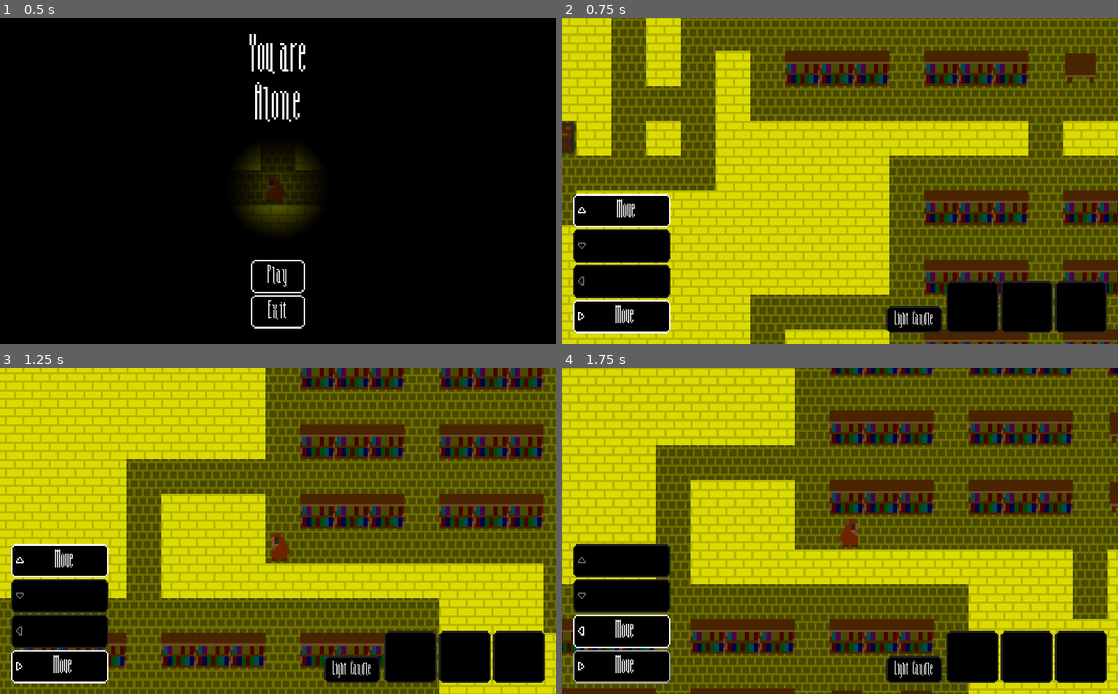
Above: before the commit, frames 1-4 (two rows, left to right).
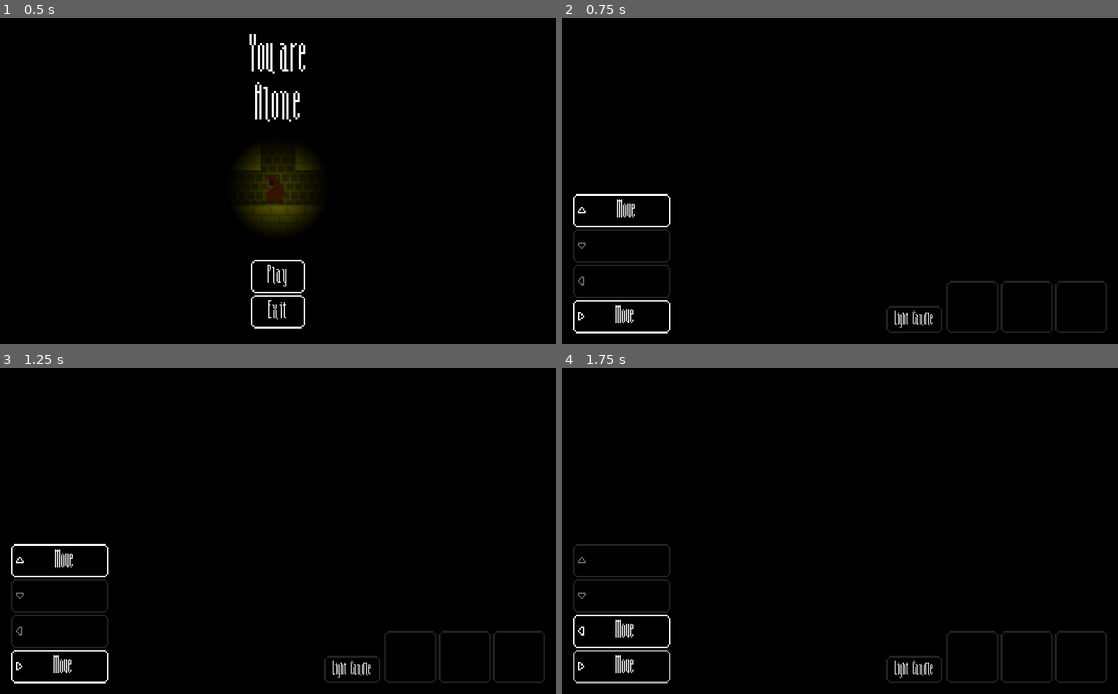
Above: after the commit, the same moments.

Repository: Demindiro/you-are-alone
Game: Godot game, scene res://main_menu.tscn
Two runs of this game, one before a commit and one after it. Both use one fixed random seed, a clock stepped at 60 frames per second and the inputs below. Sound files missing from this copy of the repository are replaced by a short silence.
Inputs:
- Up to frame 1 (0.5 s): no input
- Up to frame 2 (0.75 s): click "Play" at 0.5 s
- Up to frame 3 (1.25 s): no input
- Up to frame 4 (1.75 s): click "Move" at 1.25 s

Frame 1 is identical in both runs. In frame 2, 88% of the frame differs, in the area x 0-100%, y 0-100%; in frame 3, 88%; in frame 4, 88%.

Commit message:
Add "safe" puzzle

Diff:
--- a/default_scenario.tscn
+++ b/default_scenario.tscn
@@ -18,6 +18,7 @@
 script = ExtResource( 1 )
 
 [node name="Enemy" parent="World" instance=ExtResource( 4 )]
+map_path = NodePath("")
 player_path = NodePath("../Player")
 
 [node name="Player" parent="World" instance=ExtResource( 2 )]
--- a/map/map.gd
+++ b/map/map.gd
@@ -9,10 +9,11 @@
 
 const WALL_ID := 0
 const FLOOR_ID := 1
+
 const DOOR_ID := 2
-
 const JESUS_ID := 15
 const PIANO_ID := 16
+const SAFE_ID := 17
 
 const TILE_TO_ACTION_MAP := {
 	WALL_ID: GWJ30_TileAction_Wall,
@@ -37,6 +38,7 @@
 const PUZZLES := {
 	GWJ30_TileAction_Puzzle_Jesus: JESUS_ID,
 	GWJ30_TileAction_Puzzle_Piano: PIANO_ID,
+	GWJ30_TileAction_Puzzle_Safe: SAFE_ID,
 }
 
 var actions := {}
@@ -100,7 +102,7 @@
 	inventory_positions_shuffled.shuffle()
 	var puzzles_shuffled := PUZZLES.keys()
 	puzzles_shuffled.shuffle()
-	for i in 2:
+	for i in 3:
 		var key: PoolIntArray = inventory_positions_shuffled.pop_back()
 		var pzl = puzzles_shuffled.pop_back()
 		actions[key] = pzl.new()
--- a/player/player.tscn
+++ b/player/player.tscn
@@ -50,31 +50,26 @@
 animation = "walking"
 
 [node name="Center shadow" type="MeshInstance2D" parent="Visual"]
-visible = false
 material = ExtResource( 3 )
 position = Vector2( 8, 8 )
 mesh = SubResource( 2 )
 
 [node name="Cover left" type="MeshInstance2D" parent="Visual"]
-visible = false
 material = SubResource( 4 )
 position = Vector2( -1040, -992 )
 mesh = SubResource( 5 )
 
 [node name="Cover up" type="MeshInstance2D" parent="Visual"]
-visible = false
 material = SubResource( 4 )
 position = Vector2( 1000, -1040 )
 mesh = SubResource( 5 )
 
 [node name="Cover right" type="MeshInstance2D" parent="Visual"]
-visible = false
 material = SubResource( 4 )
 position = Vector2( 1056, 992 )
 mesh = SubResource( 5 )
 
 [node name="Cover down" type="MeshInstance2D" parent="Visual"]
-visible = false
 material = SubResource( 4 )
 position = Vector2( -992, 1056 )
 mesh = SubResource( 5 )
--- a/project.godot
+++ b/project.godot
@@ -143,6 +143,11 @@
 "class": "GWJ30_TileAction_Puzzle_Piano",
 "language": "GDScript",
 "path": "res://puzzles/piano/puzzle.gd"
+}, {
+"base": "GWJ30_TileAction_Puzzle",
+"class": "GWJ30_TileAction_Puzzle_Safe",
+"language": "GDScript",
+"path": "res://puzzles/safe/puzzle.gd"
 }, {
 "base": "GWJ30_TileAction_Inventory",
 "class": "GWJ30_TileAction_Table",
@@ -182,6 +187,7 @@
 "GWJ30_TileAction_Puzzle_Door": "",
 "GWJ30_TileAction_Puzzle_Jesus": "",
 "GWJ30_TileAction_Puzzle_Piano": "",
+"GWJ30_TileAction_Puzzle_Safe": "",
 "GWJ30_TileAction_Table": "",
 "GWJ30_TileAction_Wall": ""
 }
--- /dev/null
+++ b/puzzles/safe/puzzle.gd
@@ -0,0 +1,111 @@
+extends GWJ30_TileAction_Puzzle
+class_name GWJ30_TileAction_Puzzle_Safe
+
+class Puzzle:
+	extends GWJ30_TileActionResult_Puzzle
+
+	const STR_TO_NUM := {
+		"Zero": 0,
+		"One": 1,
+		"Two": 2,
+		"Three": 3,
+		"Four": 4,
+		"Five": 5,
+		"Six": 6,
+		"Seven": 7,
+		"Eight": 8,
+		"Nine": 9,
+	}
+	const LENGTH := 5
+
+	var solution := PoolIntArray()
+	var clues := PoolIntArray()
+	var solved := false
+	var value := 0
+	var step := 0
+	var current_solution := -1
+
+	func _init() -> void:
+		var a := []
+		for i in 10:
+			a.push_back(i)
+		a.shuffle()
+		for _i in LENGTH:
+			solution.push_back(a.pop_back())
+			clues.push_back(-1)
+
+	func put_item(item: String) -> bool:
+		var n: int = STR_TO_NUM.get(item, -1)
+		if n in solution and not n in clues:
+			clues[Array(solution).find(n)] = n
+			return true
+		return false
+
+	func get_ui() -> Control:
+		var c: Control = preload("ui.tscn").instance()
+		c.puzzle = self
+		return c
+
+	func increase() -> void:
+		value = posmod(value + 1, 10)
+		if value == current_solution:
+			step += 1
+			if step == LENGTH:
+				solved = true
+				emit_signal("solved")
+			else:
+				current_solution = solution[step]
+		elif value > current_solution:
+			# Wrong direction, reset
+			step = 0
+			current_solution = solution[step]
+
+	func decrease() -> void:
+		value = posmod(value - 1, 10)
+		if value == current_solution:
+			step += 1
+			if step == LENGTH:
+				solved = true
+				emit_signal("solved")
+			else:
+				current_solution = solution[step]
+		elif value < current_solution:
+			# Wrong direction, reset
+			step = 0
+			current_solution = solution[step]
+
+const NUM_TO_STR := [
+	"Zero",
+	"One",
+	"Two",
+	"Three",
+	"Four",
+	"Five",
+	"Six",
+	"Seven",
+	"Eight",
+	"Nine",
+]
+
+var puzzle := Puzzle.new()
+var inventory := GWJ30_TileActionResult_Inventory.new([null])
+
+func _init() -> void:
+	name = "Safe"
+	items = inventory.items
+	puzzle.owner = weakref(self)
+
+func get_necessary_items() -> PoolStringArray:
+	var a := PoolStringArray()
+	for n in puzzle.solution:
+		a.push_back(NUM_TO_STR[n])
+	return a
+
+func is_solved() -> bool:
+	return puzzle.solved
+
+func do(player: GWJ30_Player) -> GWJ30_TileActionResult:
+	if is_solved():
+		return inventory
+	else:
+		return puzzle
--- /dev/null
+++ b/puzzles/safe/ui.gd
@@ -0,0 +1,31 @@
+extends Control
+
+
+export var value_path := NodePath()
+export var solution_path := NodePath()
+onready var value: Label = get_node(value_path)
+onready var solution: Control = get_node(solution_path)
+
+var puzzle
+
+
+func _ready() -> void:
+	# Add whitespace to fix padding
+	value.text = " " + str(puzzle.value)
+
+	for s in puzzle.clues:
+		var l := Label.new()
+		l.size_flags_horizontal = Control.SIZE_EXPAND_FILL
+		if s >= 0:
+			l.text = str(s)
+		solution.add_child(l)
+
+
+func increase() -> void:
+	puzzle.increase()
+	value.text = " " + str(puzzle.value)
+
+
+func decrease() -> void:
+	puzzle.decrease()
+	value.text = " " + str(puzzle.value)
--- /dev/null
+++ b/puzzles/safe/ui.tscn
@@ -0,0 +1,74 @@
+[gd_scene load_steps=8 format=2]
+
+[ext_resource path="res://ui/theme.tres" type="Theme" id=1]
+[ext_resource path="res://ui/arrow_left-x3.png" type="Texture" id=2]
+[ext_resource path="res://ui/arrow_right-x3.png" type="Texture" id=3]
+[ext_resource path="res://ui/font/AfternoonRegular-Wy0DG.ttf" type="DynamicFontData" id=4]
+[ext_resource path="res://puzzles/safe/ui.gd" type="Script" id=5]
+[ext_resource path="res://ui/click_sound.tscn" type="PackedScene" id=6]
+
+[sub_resource type="DynamicFont" id=1]
+size = 128
+font_data = ExtResource( 4 )
+
+[node name="Safe" type="Control"]
+anchor_right = 1.0
+anchor_bottom = 1.0
+theme = ExtResource( 1 )
+script = ExtResource( 5 )
+__meta__ = {
+"_edit_use_anchors_": false
+}
+value_path = NodePath("Dial/Value")
+solution_path = NodePath("Solution")
+
+[node name="Dial" type="HBoxContainer" parent="."]
+anchor_left = 0.5
+anchor_right = 0.5
+margin_top = 40.0
+grow_horizontal = 2
+custom_constants/separation = 8
+__meta__ = {
+"_edit_use_anchors_": false
+}
+
+[node name="Left" type="Button" parent="Dial"]
+margin_right = 30.0
+margin_bottom = 84.0
+focus_mode = 0
+icon = ExtResource( 2 )
+
+[node name="Value" type="Label" parent="Dial"]
+margin_left = 38.0
+margin_right = 60.0
+margin_bottom = 84.0
+custom_fonts/font = SubResource( 1 )
+text = " 0"
+
+[node name="Right" type="Button" parent="Dial"]
+margin_left = 68.0
+margin_right = 98.0
+margin_bottom = 84.0
+focus_mode = 0
+icon = ExtResource( 3 )
+
+[node name="Solution" type="HBoxContainer" parent="."]
+anchor_top = 1.0
+anchor_right = 1.0
+anchor_bottom = 1.0
+margin_left = 40.0
+margin_top = -40.0
+margin_right = -40.0
+margin_bottom = -40.0
+grow_horizontal = 2
+grow_vertical = 0
+alignment = 1
+__meta__ = {
+"_edit_use_anchors_": false
+}
+
+[node name="Click sound" parent="." instance=ExtResource( 6 )]
+[connection signal="pressed" from="Dial/Left" to="Click sound" method="play"]
+[connection signal="pressed" from="Dial/Left" to="." method="decrease"]
+[connection signal="pressed" from="Dial/Right" to="Click sound" method="play"]
+[connection signal="pressed" from="Dial/Right" to="." method="increase"]
--- a/tiles/tileset.tres
+++ b/tiles/tileset.tres
@@ -9,6 +9,7 @@
 [ext_resource path="res://tiles/table.png" type="Texture" id=7]
 [ext_resource path="res://tiles/jesus.png" type="Texture" id=8]
 [ext_resource path="res://tiles/piano.png" type="Texture" id=9]
+[ext_resource path="res://tiles/safe.png" type="Texture" id=10]
 
 [resource]
 0/name = "wall.png 0"
@@ -249,3 +250,17 @@
 16/shape_one_way_margin = 0.0
 16/shapes = [  ]
 16/z_index = 0
+17/name = "safe.png 17"
+17/texture = ExtResource( 10 )
+17/tex_offset = Vector2( 0, 0 )
+17/modulate = Color( 1, 1, 1, 1 )
+17/region = Rect2( 0, 0, 16, 16 )
+17/tile_mode = 0
+17/occluder_offset = Vector2( 0, 0 )
+17/navigation_offset = Vector2( 0, 0 )
+17/shape_offset = Vector2( 0, 0 )
+17/shape_transform = Transform2D( 1, 0, 0, 1, 0, 0 )
+17/shape_one_way = false
+17/shape_one_way_margin = 0.0
+17/shapes = [  ]
+17/z_index = 0
--- a/ui/theme.tres
+++ b/ui/theme.tres
@@ -51,13 +51,21 @@
 
 [sub_resource type="AtlasTexture" id=7]
 
-[sub_resource type="DynamicFont" id=8]
+[sub_resource type="StyleBoxTexture" id=8]
+texture = ExtResource( 3 )
+region_rect = Rect2( 0, 0, 15, 15 )
+margin_left = 9.0
+margin_right = 9.0
+margin_top = 9.0
+margin_bottom = 9.0
+
+[sub_resource type="DynamicFont" id=9]
 size = 64
 outline_color = Color( 1, 0.996078, 0.996078, 1 )
 font_data = ExtResource( 1 )
 
 [resource]
-default_font = SubResource( 8 )
+default_font = SubResource( 9 )
 Button/colors/font_color = Color( 1, 1, 1, 1 )
 Button/colors/font_color_disabled = Color( 1, 1, 1, 1 )
 Button/colors/font_color_hover = Color( 1, 1, 1, 1 )
@@ -270,7 +278,7 @@
 OptionButton/styles/normal = null
 OptionButton/styles/pressed = null
 Panel/styles/panel = null
-PanelContainer/styles/panel = null
+PanelContainer/styles/panel = SubResource( 8 )
 PopupDialog/styles/panel = null
 PopupMenu/colors/font_color = Color( 0, 0, 0, 1 )
 PopupMenu/colors/font_color_accel = Color( 0, 0, 0, 1 )
Binary file added: tiles/safe.png
Not shown, added: tiles/safe.png.import
Not shown: 1 places in tiles/tileset.tres that only renumber resources
Not shown: 1 places in ui/theme.tres that only renumber resources
